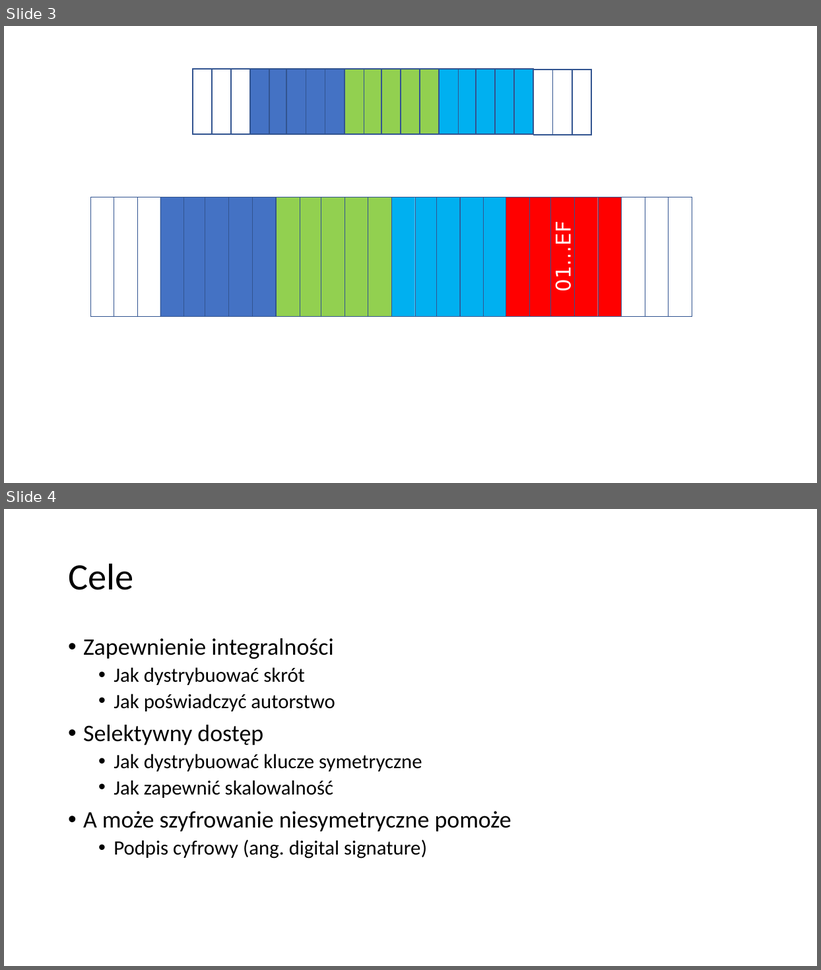
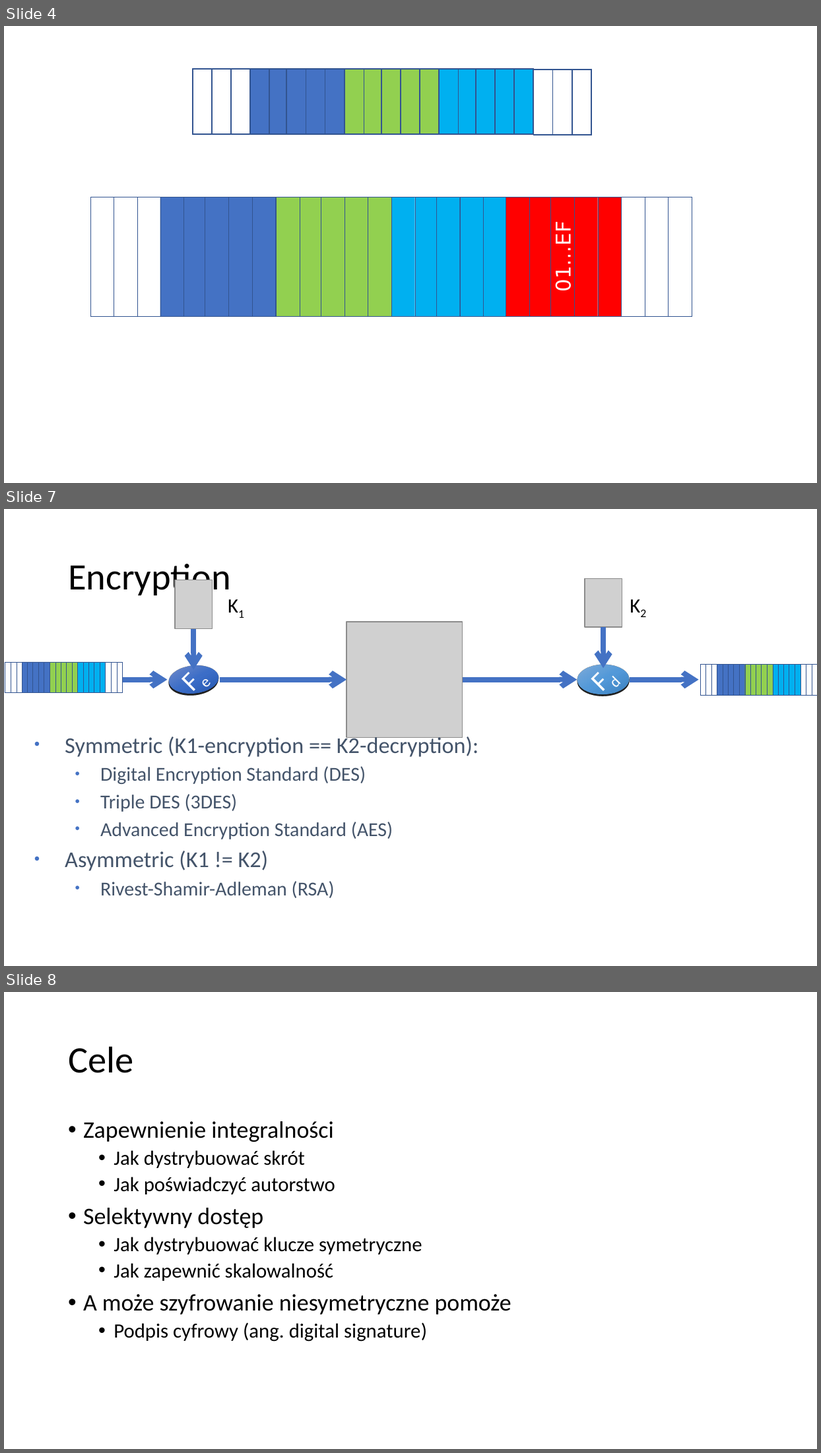
Before and after one commit to mpostol/TP, a slide deck: ExDataManagement/DataStreams/.Media/P3.5-KryptografiaCzesc3.pptx. Shown one above the other, each under a label of ours: slides 3 and 4 before the commit, slides 4, 7 and 8 after it; the slides between them are not shown. The pictures are 821x970 and 821x1453 pixels, drawn with LibreOffice and Linux fonts; fonts in the diff are those of the drawing; grey boxes stand for pictures. Boxes give left, top, right and bottom in pixels: in the first picture for what was removed or moved away, otherwise in the second. Text is boxed around its words. In the diff, an @@ line names an element or a change of style, - is before the commit and + after.

```diff
--- a/ExDataManagement/DataStreams/.Media/P3.5-KryptografiaCzesc3.pptx
+++ b/ExDataManagement/DataStreams/.Media/P3.5-KryptografiaCzesc3.pptx
@@ slide 7 added at (4, 509, 817, 966), background #FFFFFF @@
@@ title added at (68, 564, 231, 598), 33 pt, text #000000 @@
+Encryption
@@ picture added at (175, 580, 212, 629) @@
@@ picture added at (585, 579, 622, 628) @@
@@ picture added at (347, 622, 463, 738) @@
@@ arrow added from (603, 627) to (603, 668), #4472C4 4.5 pt @@
@@ arrow added from (193, 628) to (193, 670), #4472C4 4.5 pt @@
@@ group added at (5, 661, 122, 693): 21 rectangles @@
@@ flow chart summing junction added at (168, 657, 220, 703), fill gradient #6183CB to #3E70CA to #3062BB, 24 pt, text #FFFFFF @@
+Fe
@@ flow chart summing junction added at (578, 654, 630, 705), fill gradient #71A6DB to #559BDB to #448ACA, 24 pt, text #FFFFFF @@
+Fd
@@ group added at (700, 664, 817, 696): 21 rectangles @@
@@ arrow added from (123, 680) to (168, 680), #4472C4 4.5 pt @@
@@ arrow added from (219, 680) to (347, 680), #4472C4 4.5 pt @@
@@ arrow added from (463, 680) to (578, 680), #4472C4 4.5 pt @@
@@ arrow added from (629, 680) to (698, 680), #4472C4 4.5 pt @@
@@ text added at (65, 735, 479, 898), 17.5 pt, text #44546A @@
+• Symmetric (K1-encryption == K2-decryption):
+  • Digital Encryption Standard (DES)
+  • Triple DES (3DES)
+  • Advanced Encryption Standard (AES)
+• Asymmetric (K1 != K2)
+  • Rivest-Shamir-Adleman (RSA)
@@ text added at (168, 737, 304, 757), 18 pt, text #000000 @@
+K1
@@ text added at (337, 735, 479, 757), 18 pt, text #000000 @@
+K2
@@ what was slide 3 is now slide 4 @@
@@ what was slide 4 is now slide 8 @@
```
Also in this commit, not shown: 1 slide changed, 7 other slides added, 1 slide removed, 5 other files.
